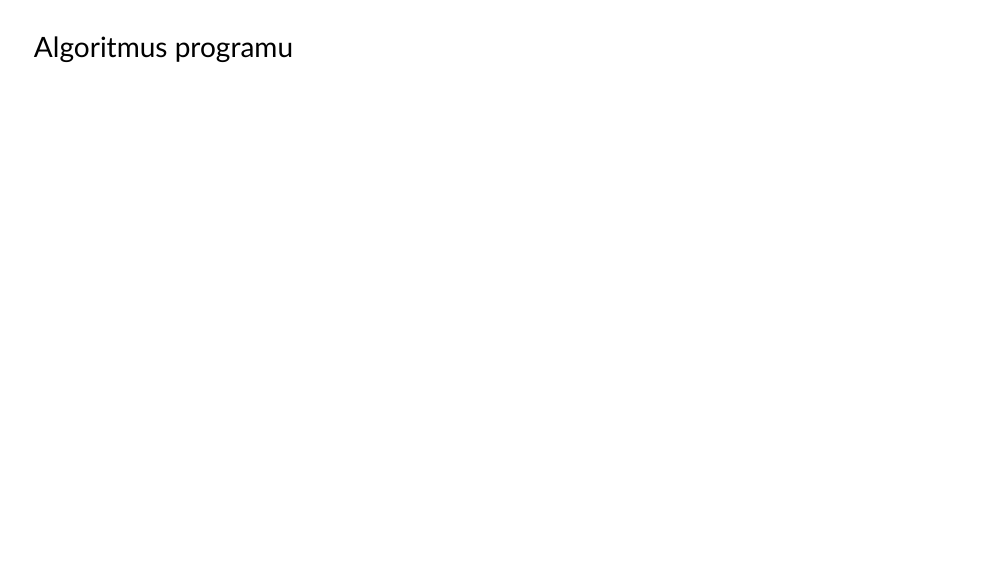
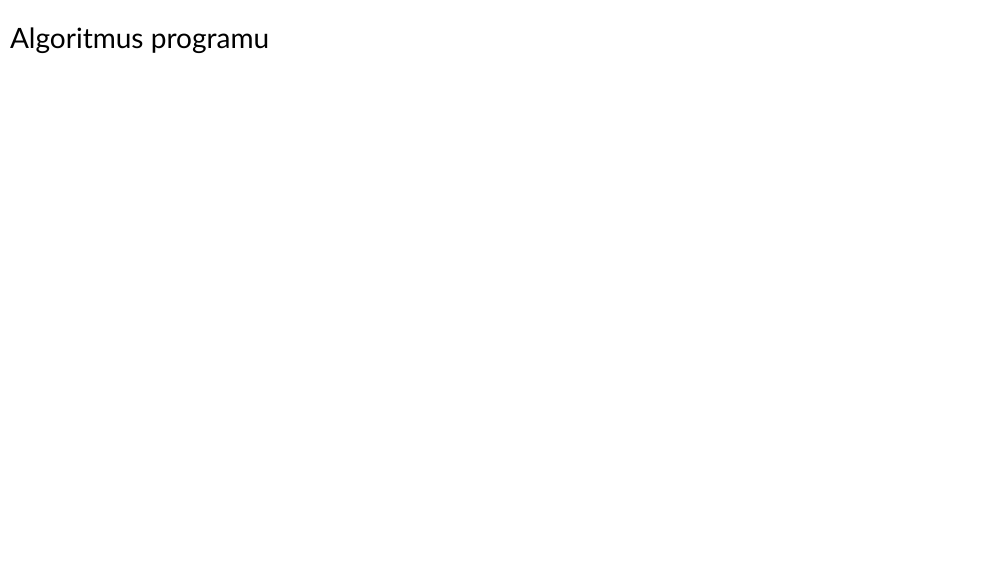
Before and after one commit to Persiee/1DryhaSSemestralProject, a slide deck: slide 3 of 1DryhaSPresentation.pptx. Drawn at 1008x567 pixels with LibreOffice and Linux fonts; fonts in the diff are those of the drawing; background and template pictures are left out. Boxes give left, top, right and bottom in pixels: in the first picture for what was removed or moved away, otherwise in the second. Text is boxed around its words. In the diff, an @@ line names an element or a change of style, - is before the commit and + after.

```diff
--- a/1DryhaSPresentation.pptx
+++ b/1DryhaSPresentation.pptx
@@ text "Algoritmus programu": place and size @@
-text "Algoritmus programu" at box(34, 36, 293, 62)
+text "Algoritmus programu" at box(10, 27, 269, 53)
```
Also in this commit, not shown: 1 other file.
